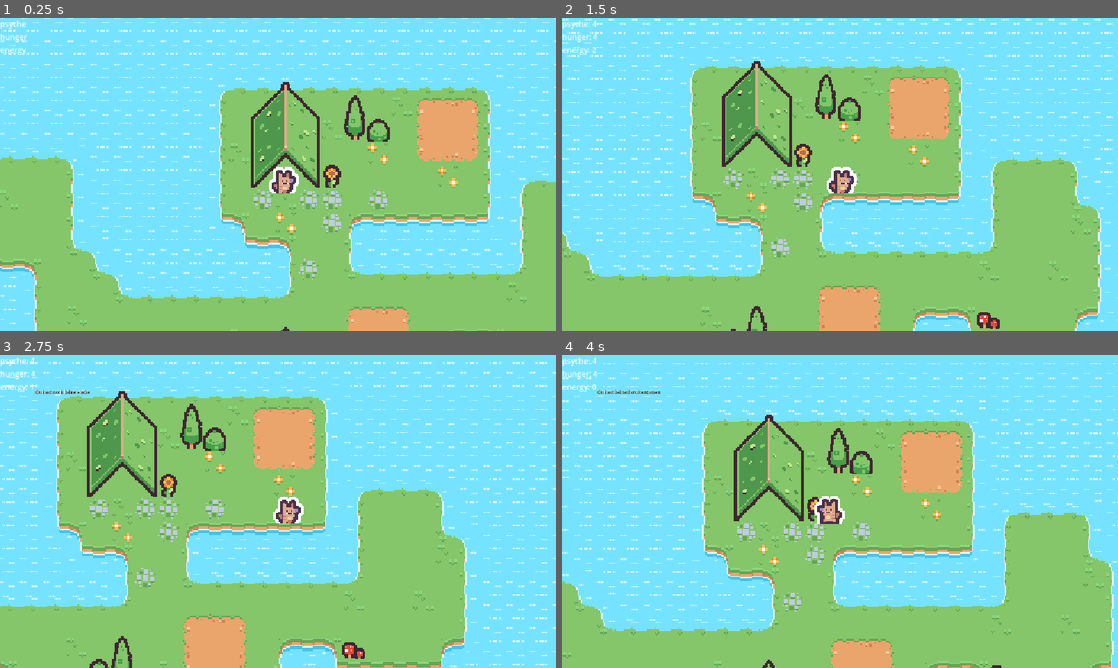
Above: before the commit, frames 1-4 (two rows, left to right).
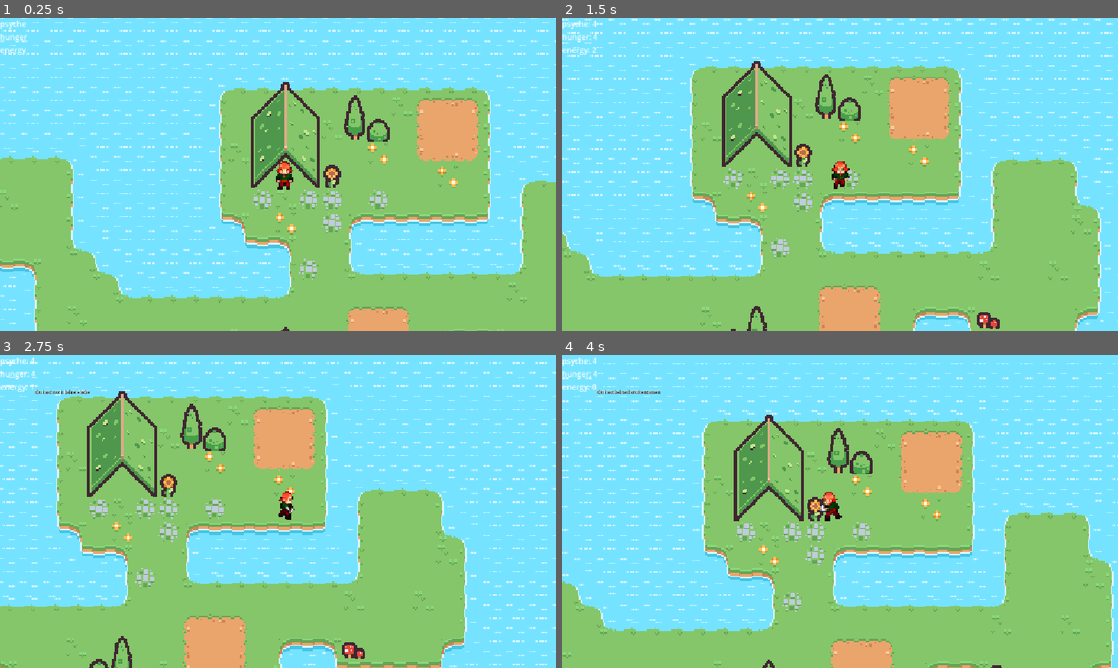
Above: after the commit, the same moments.

Repository: timkuessner/dattel-jam
Game: Godot game, scene res://scenes/main.tscn
Two runs of this game, one before a commit and one after it. Both use one fixed random seed, a clock stepped at 60 frames per second and the inputs below.
Inputs (mouse positions are in pixels of both pictures, inside the frame that each line leads up to):
- Up to frame 1 (0.25 s): no input
- Up to frame 2 (1.5 s): tap Enter (ui_accept) at 0.5, 0.77 s; move the mouse to (962, 158) at 0.52 s; hold Right (ui_right) 0.53-1.28 s; tap E (e) at 0.6, 1.35 s; move the mouse to (728, 190) at 1.27 s; hold Down (ui_down) from 1.28 s (still down)
- Up to frame 3 (2.75 s): tap Enter (ui_accept) at 1.52 s; move the mouse to (333, 442) at 2.02 s; release Down (ui_down) at 2.03 s; hold Right (ui_right) from 2.03 s (still down); tap 5 at 2.1 s; tap E (e) at 2.3 s
- Up to frame 4 (4 s): move the mouse to (812, 574) at 2.77 s; release Right (ui_right) at 2.78 s; hold Up (ui_up) 2.78-3.53 s; tap 6 at 2.85 s; tap Enter (ui_accept) at 3.02, 3.77 s; tap E (e) at 3.05, 3.8 s; move the mouse to (1006, 558) at 3.52 s; hold Left (ui_left) from 3.53 s (still down); tap 7 at 3.6 s

The runs differ from the first frame. In frame 1, 0.4% of the frame differs, in the area x 48-54%, y 45-56%; in frame 2, 0.4%; in frame 3, 0.4%; in frame 4, 0.4%, in the area x 45-51%, y 43-54%.
Error before the commit: Cannot call method 'queue_free' on a null value. (res://scripts/player.gd:86)
Error after the commit: Cannot call method 'queue_free' on a null value. (res://scripts/player.gd:84)

Commit message:
idle, run

Diff:
--- a/scenes/player.tscn
+++ b/scenes/player.tscn
@@ -1,29 +1,212 @@
 [gd_scene format=3 uid="uid://bxpmjq5edm7af"]
 
 [ext_resource type="Script" uid="uid://cnqnvld7nyirs" path="res://scripts/player.gd" id="1_g2els"]
-[ext_resource type="Texture2D" uid="uid://c2mercxb1c2fq" path="res://assets/sprites/player/tile_0000.png" id="2_dqkch"]
-[ext_resource type="Texture2D" uid="uid://bnq8mgbfdvpvd" path="res://assets/sprites/player/tile_0001.png" id="3_qlg0r"]
+[ext_resource type="Texture2D" uid="uid://7lgo4rey04d0" path="res://assets/sprites/player/player_sprites.png" id="2_qhqgy"]
 [ext_resource type="Texture2D" uid="uid://blhdxntf1y4md" path="res://assets/sprites/player/tile_0003.png" id="4_tuyoq"]
+
+[sub_resource type="AtlasTexture" id="AtlasTexture_dqkch"]
+atlas = ExtResource("2_qhqgy")
+region = Rect2(0, 0, 120, 20)
+
+[sub_resource type="AtlasTexture" id="AtlasTexture_qlg0r"]
+atlas = ExtResource("2_qhqgy")
+region = Rect2(120, 0, 120, 20)
+
+[sub_resource type="AtlasTexture" id="AtlasTexture_tuyoq"]
+atlas = ExtResource("2_qhqgy")
+region = Rect2(240, 0, 120, 20)
+
+[sub_resource type="AtlasTexture" id="AtlasTexture_fjrip"]
+atlas = ExtResource("2_qhqgy")
+region = Rect2(0, 40, 120, 20)
+
+[sub_resource type="AtlasTexture" id="AtlasTexture_smehm"]
+atlas = ExtResource("2_qhqgy")
+region = Rect2(120, 40, 120, 20)
+
+[sub_resource type="AtlasTexture" id="AtlasTexture_ur7pv"]
+atlas = ExtResource("2_qhqgy")
+region = Rect2(240, 40, 120, 20)
+
+[sub_resource type="AtlasTexture" id="AtlasTexture_y4r1p"]
+atlas = ExtResource("2_qhqgy")
+region = Rect2(0, 60, 120, 20)
+
+[sub_resource type="AtlasTexture" id="AtlasTexture_d2wvv"]
+atlas = ExtResource("2_qhqgy")
+region = Rect2(120, 60, 120, 20)
+
+[sub_resource type="AtlasTexture" id="AtlasTexture_3v2ag"]
+atlas = ExtResource("2_qhqgy")
+region = Rect2(240, 60, 120, 20)
+
+[sub_resource type="AtlasTexture" id="AtlasTexture_jej6c"]
+atlas = ExtResource("2_qhqgy")
+region = Rect2(0, 20, 120, 20)
+
+[sub_resource type="AtlasTexture" id="AtlasTexture_f1ej7"]
+atlas = ExtResource("2_qhqgy")
+region = Rect2(120, 20, 120, 20)
+
+[sub_resource type="AtlasTexture" id="AtlasTexture_oprun"]
+atlas = ExtResource("2_qhqgy")
+region = Rect2(240, 20, 120, 20)
+
+[sub_resource type="AtlasTexture" id="AtlasTexture_a8ls1"]
+atlas = ExtResource("2_qhqgy")
+region = Rect2(360, 0, 120, 20)
+
+[sub_resource type="AtlasTexture" id="AtlasTexture_qfm1y"]
+atlas = ExtResource("2_qhqgy")
+region = Rect2(480, 0, 120, 20)
+
+[sub_resource type="AtlasTexture" id="AtlasTexture_fulsm"]
+atlas = ExtResource("2_qhqgy")
+region = Rect2(600, 0, 120, 20)
+
+[sub_resource type="AtlasTexture" id="AtlasTexture_4r5pv"]
+atlas = ExtResource("2_qhqgy")
+region = Rect2(720, 0, 120, 20)
+
+[sub_resource type="AtlasTexture" id="AtlasTexture_qhqgy"]
+atlas = ExtResource("2_qhqgy")
+region = Rect2(360, 40, 120, 20)
+
+[sub_resource type="AtlasTexture" id="AtlasTexture_60mlk"]
+atlas = ExtResource("2_qhqgy")
+region = Rect2(480, 40, 120, 20)
+
+[sub_resource type="AtlasTexture" id="AtlasTexture_i4ail"]
+atlas = ExtResource("2_qhqgy")
+region = Rect2(600, 40, 120, 20)
+
+[sub_resource type="AtlasTexture" id="AtlasTexture_a38lo"]
+atlas = ExtResource("2_qhqgy")
+region = Rect2(720, 40, 120, 20)
+
+[sub_resource type="AtlasTexture" id="AtlasTexture_pf23h"]
+atlas = ExtResource("2_qhqgy")
+region = Rect2(360, 60, 120, 20)
+
+[sub_resource type="AtlasTexture" id="AtlasTexture_dt7fs"]
+atlas = ExtResource("2_qhqgy")
+region = Rect2(480, 60, 120, 20)
+
+[sub_resource type="AtlasTexture" id="AtlasTexture_wqfne"]
+atlas = ExtResource("2_qhqgy")
+region = Rect2(600, 60, 120, 20)
+
+[sub_resource type="AtlasTexture" id="AtlasTexture_wnwbv"]
+atlas = ExtResource("2_qhqgy")
+region = Rect2(720, 60, 120, 20)
 
 [sub_resource type="SpriteFrames" id="SpriteFrames_k5pq1"]
 animations = [{
 "frames": [{
 "duration": 1.0,
-"texture": ExtResource("2_dqkch")
-}],
-"loop": 1,
-"name": &"idle",
-"speed": 5.0
-}, {
-"frames": [{
-"duration": 1.0,
-"texture": ExtResource("2_dqkch")
-}, {
-"duration": 1.0,
-"texture": ExtResource("3_qlg0r")
-}],
-"loop": 1,
-"name": &"run",
+"texture": SubResource("AtlasTexture_dqkch")
+}, {
+"duration": 1.0,
+"texture": SubResource("AtlasTexture_qlg0r")
+}, {
+"duration": 1.0,
+"texture": SubResource("AtlasTexture_tuyoq")
+}],
+"loop": 1,
+"name": &"idle_down",
+"speed": 5.0
+}, {
+"frames": [{
+"duration": 1.0,
+"texture": SubResource("AtlasTexture_fjrip")
+}, {
+"duration": 1.0,
+"texture": SubResource("AtlasTexture_smehm")
+}, {
+"duration": 1.0,
+"texture": SubResource("AtlasTexture_ur7pv")
+}],
+"loop": 1,
+"name": &"idle_left",
+"speed": 5.0
+}, {
+"frames": [{
+"duration": 1.0,
+"texture": SubResource("AtlasTexture_y4r1p")
+}, {
+"duration": 1.0,
+"texture": SubResource("AtlasTexture_d2wvv")
+}, {
+"duration": 1.0,
+"texture": SubResource("AtlasTexture_3v2ag")
+}],
+"loop": 1,
+"name": &"idle_right",
+"speed": 5.0
+}, {
+"frames": [{
+"duration": 1.0,
+"texture": SubResource("AtlasTexture_jej6c")
+}, {
+"duration": 1.0,
+"texture": SubResource("AtlasTexture_f1ej7")
+}, {
+"duration": 1.0,
+"texture": SubResource("AtlasTexture_oprun")
+}],
+"loop": 1,
+"name": &"idle_up",
+"speed": 5.0
+}, {
+"frames": [{
+"duration": 1.0,
+"texture": SubResource("AtlasTexture_a8ls1")
+}, {
+"duration": 1.0,
+"texture": SubResource("AtlasTexture_qfm1y")
+}, {
+"duration": 1.0,
+"texture": SubResource("AtlasTexture_fulsm")
+}, {
+"duration": 1.0,
+"texture": SubResource("AtlasTexture_4r5pv")
+}],
+"loop": 1,
+"name": &"run_down",
+"speed": 5.0
+}, {
+"frames": [{
+"duration": 1.0,
+"texture": SubResource("AtlasTexture_qhqgy")
+}, {
+"duration": 1.0,
+"texture": SubResource("AtlasTexture_60mlk")
+}, {
+"duration": 1.0,
+"texture": SubResource("AtlasTexture_i4ail")
+}, {
+"duration": 1.0,
+"texture": SubResource("AtlasTexture_a38lo")
+}],
+"loop": 1,
+"name": &"run_left",
+"speed": 5.0
+}, {
+"frames": [{
+"duration": 1.0,
+"texture": SubResource("AtlasTexture_pf23h")
+}, {
+"duration": 1.0,
+"texture": SubResource("AtlasTexture_dt7fs")
+}, {
+"duration": 1.0,
+"texture": SubResource("AtlasTexture_wqfne")
+}, {
+"duration": 1.0,
+"texture": SubResource("AtlasTexture_wnwbv")
+}],
+"loop": 1,
+"name": &"run_right",
 "speed": 5.0
 }, {
 "frames": [{
@@ -44,7 +227,8 @@
 [node name="AnimatedSprite2D" type="AnimatedSprite2D" parent="." unique_id=726144485]
 position = Vector2(0, -12)
 sprite_frames = SubResource("SpriteFrames_k5pq1")
-animation = &"idle"
+animation = &"idle_down"
+autoplay = "idle_down"
 
 [node name="CollisionShape2D" type="CollisionShape2D" parent="." unique_id=881906499]
 position = Vector2(0, -1)
--- a/scripts/player.gd
+++ b/scripts/player.gd
@@ -24,20 +24,25 @@
 
 var area: Node2D
 
+
 func _ready() -> void:
 	nav_agent.path_desired_distance = 4.0
 	nav_agent.target_desired_distance = 4.0
 
 	$"../Gallows".updateGallows(n)
 
+
 func enterArea(parent):
 	area = parent
+
 
 func exitArea(parent):
 	area = null
 
+
 func addItem(item):
 	inventar.append(item)
+
 
 func start_night() -> void:
 	isDay = false
@@ -54,8 +59,6 @@
 		_walk_at_night(delta)
 		return
 
-
-
 	var direction := Input.get_vector(
 		"ui_left",
 		"ui_right",
@@ -69,16 +72,11 @@
 
 	if direction:
 		_update_facing_direction(direction)
-		if direction.x > 0:
-			$AnimatedSprite2D.flip_h = false
-		elif direction.x < 0:
-			$AnimatedSprite2D.flip_h = true
-
 		velocity = direction * SPEED
-		$AnimatedSprite2D.play("run")
+		_play_direction_animation("run")
 	else:
-		$AnimatedSprite2D.play("idle")
 		velocity = Vector2.ZERO
+		_play_direction_animation("idle")
 
 	move_and_slide()
 
@@ -99,6 +97,17 @@
 		facing_direction = Vector2.RIGHT if direction.x > 0 else Vector2.LEFT
 	elif direction.y != 0:
 		facing_direction = Vector2.DOWN if direction.y > 0 else Vector2.UP
+
+
+func _play_direction_animation(animation_type: String) -> void:
+	if facing_direction == Vector2.RIGHT:
+		$AnimatedSprite2D.play(animation_type + "_right")
+	elif facing_direction == Vector2.LEFT:
+		$AnimatedSprite2D.play(animation_type + "_left")
+	elif facing_direction == Vector2.UP:
+		$AnimatedSprite2D.play(animation_type + "_up")
+	elif facing_direction == Vector2.DOWN:
+		$AnimatedSprite2D.play(animation_type + "_down")
 
 
 func _unhandled_key_input(event: InputEvent) -> void:
@@ -151,19 +160,18 @@
 			energy = 5
 			$"../PlayerHUD".updateEnergy(energy)
 
-			$AnimatedSprite2D.play("idle")
+			_play_direction_animation("idle")
 			$"../PlayerHUD".night(false)
 			return
 
 	var next_pos := nav_agent.get_next_path_position()
 	var dir := global_position.direction_to(next_pos)
 
-	if dir.x != 0:
-		$AnimatedSprite2D.flip_h = dir.x < 0
+	_update_facing_direction(dir)
 
 	global_position = global_position.move_toward(
 		next_pos,
 		SPEED * delta
 	)
 
-	$AnimatedSprite2D.play("run")
+	_play_direction_animation("run")
Not shown, added: .DS_Store
Not shown, added: assets/.DS_Store
Not shown, added: assets/sprites/.DS_Store
